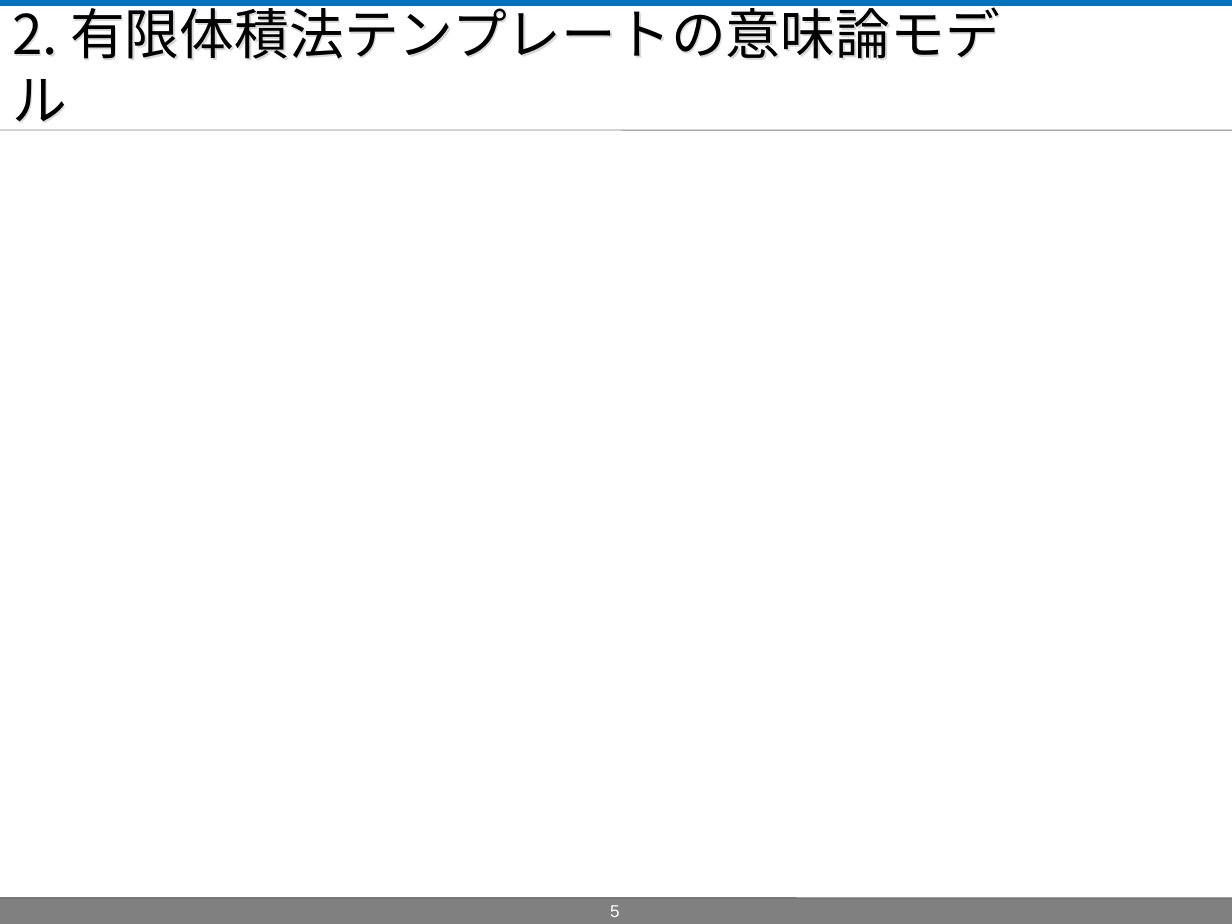
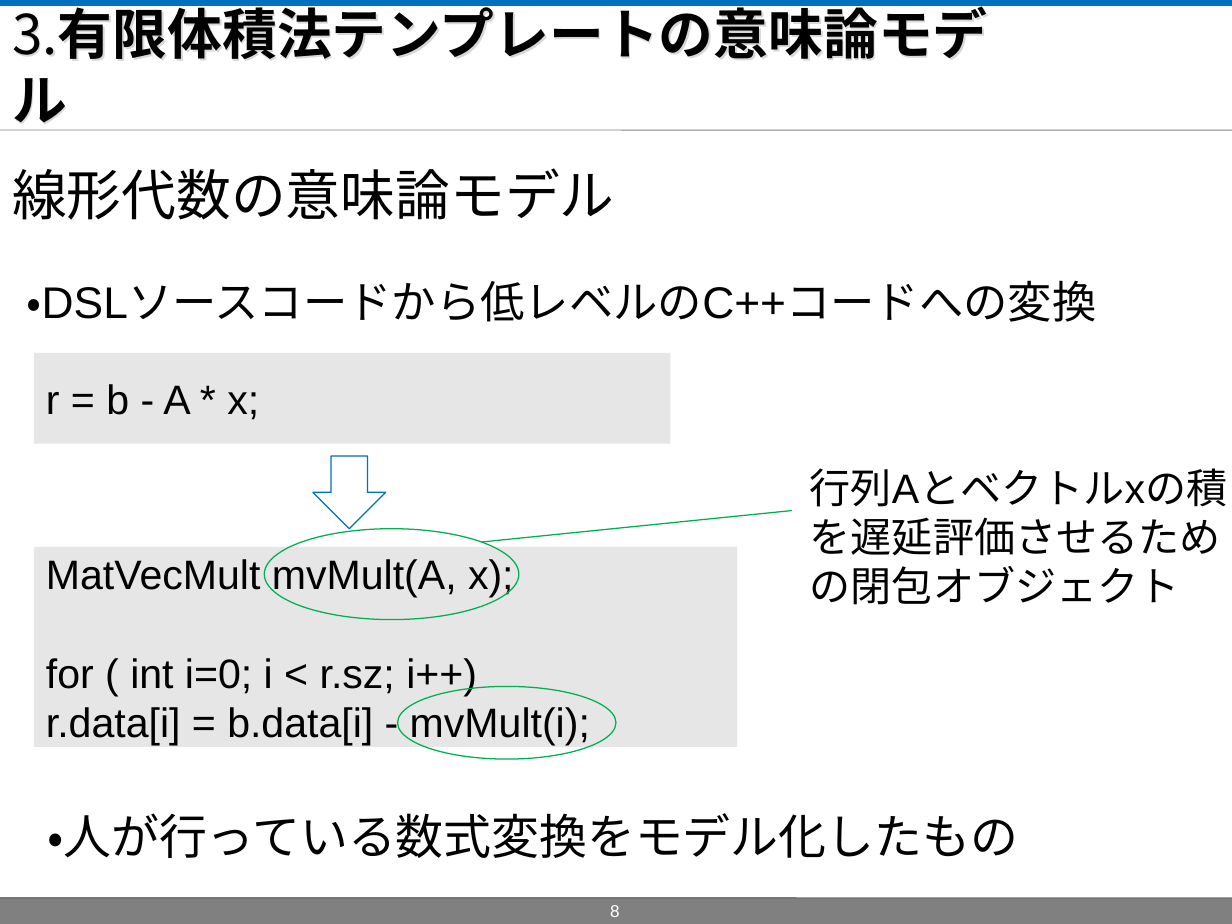
Before and after one commit to masa-ito/ProtoToPoisson, a slide deck: slide 8 of doc/第57回プログラミング・シンポジウム/presentationAtJaxaOn10Dec2015/ProtoFVM_PresentationAtJaxaOn10Dec2015.ppt (slide 5 before the commit). Drawn at 1232x924 pixels with LibreOffice and Linux fonts; fonts in the diff are those of the drawing; background and template pictures are left out. Boxes give left, top, right and bottom in pixels: in the first picture for what was removed or moved away, otherwise in the second. Text is boxed around its words. In the diff, an @@ line names an element or a change of style, - is before the commit and + after.

```diff
--- a/doc/第57回プログラミング・シンポジウム/presentationAtJaxaOn10Dec2015/ProtoFVM_PresentationAtJaxaOn10Dec2015.ppt
+++ b/doc/第57回プログラミング・シンポジウム/presentationAtJaxaOn10Dec2015/ProtoFVM_PresentationAtJaxaOn10Dec2015.ppt
@@ title at [12, 0, 987, 131]: text changed; bold on @@
-2. 有限体積法テンプレートの意味論モデル
+3.有限体積法テンプレートの意味論モデル
@@ text added at [12, 168, 615, 220], 32 pt, text #000000 @@
+線形代数の意味論モデル
@@ text added at [27, 280, 1097, 322], 25.9 pt, text #000000 @@
+・DSLソースコードから低レベルのC++コードへの変換
@@ rectangle added at [33, 352, 670, 444], fill #E6E6E6, 24 pt, text #000000 @@
+r = b - A * x;
@@ down arrow added at [313, 456, 386, 529], outline #0070C0 0.74 pt @@
@@ text added at [810, 468, 1227, 507], 24 pt, text #000000 @@
+行列Aとベクトルxの積を遅延評価させるための閉包オブジェクト
@@ ellipse added at [265, 529, 520, 620], outline #00B050 0.74 pt @@
@@ line added from (482, 542) to (792, 510), #00B050 0.74 pt @@
@@ rectangle added at [33, 547, 737, 747], fill #E6E6E6, 24 pt, text #000000 @@
+MatVecMult mvMult(A, x);
+for ( int i=0; i < r.sz; i++)
+r.data[i] = b.data[i] - mvMult(i);
@@ ellipse added at [398, 686, 616, 759], outline #00B050 0.74 pt @@
@@ text added at [47, 813, 1018, 858], 28 pt, text #000000 @@
+・人が行っている数式変換をモデル化したもの
@@ page number at [610, 905, 620, 917]: text changed @@
-5
+8
```
Also in this commit, not shown: 3 other slides changed, 15 slides added, 3 slides removed.
